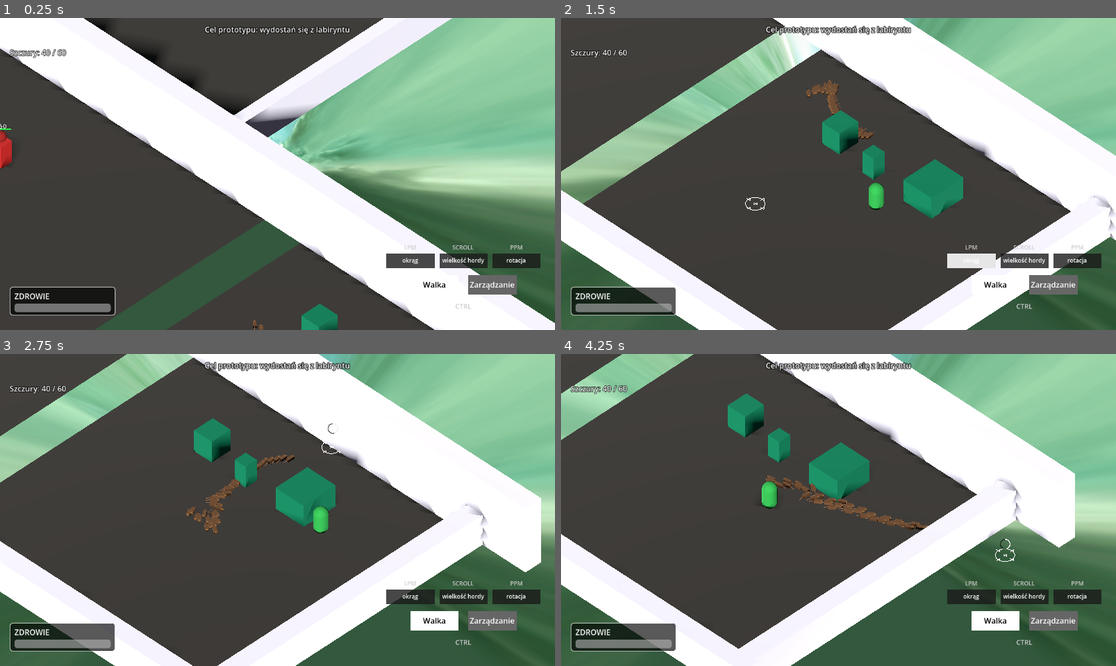
Above: before the commit, frames 1-4 (two rows, left to right).
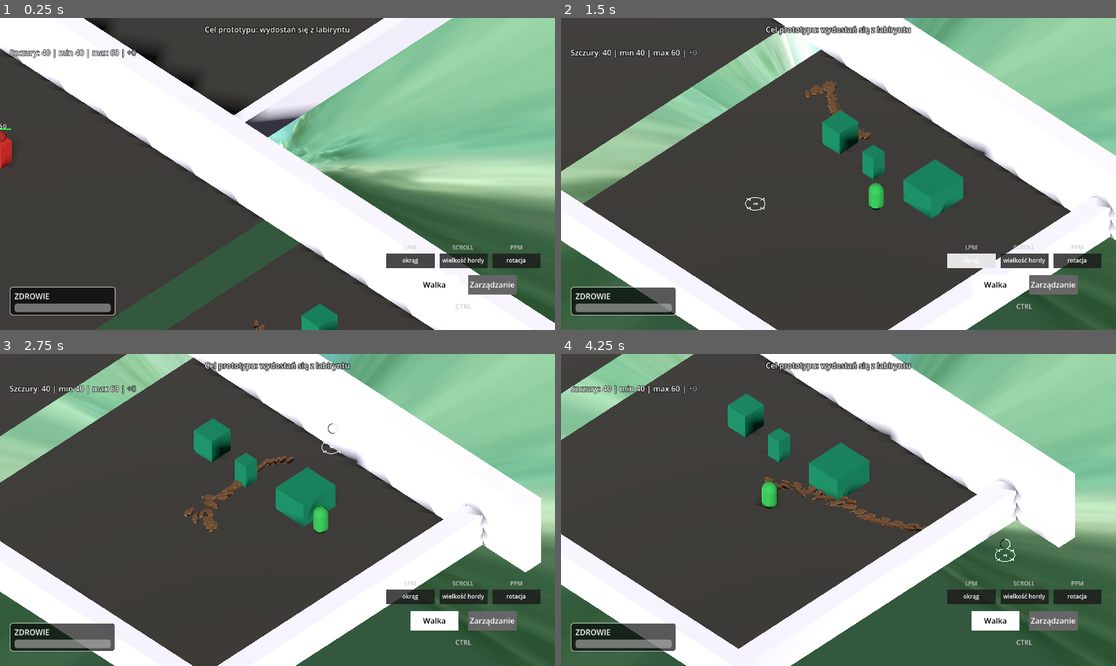
Above: after the commit, the same moments.

Repository: VirtuaIL/ZTGK-Prototyp
Game: Godot game, scene res://scenes/main.tscn
Same seed, same stepped clock (60 frames per second), same inputs: the game is played once before the commit and once after it.
Inputs (mouse positions are in pixels of both pictures, inside the frame that each line leads up to):
- Up to frame 1 (0.25 s): no input
- Up to frame 2 (1.5 s): tap Enter at 0.5 s; move the mouse to (960, 158) at 0.52 s; hold D (move_right) 0.53-1.25 s; hold Space (recall_rats) 0.53-1.25 s; click (960, 158) at 0.67 s; drag from (727, 189) to (810, 236) at 1.27 s
- Up to frame 3 (2.75 s): move the mouse to (333, 441) at 2.02 s; hold D (move_right) from 2.03 s (still down); hold Space (recall_rats) from 2.03 s (still down); click (333, 441) at 2.17 s
- Up to frame 4 (4.25 s): release D (move_right) at 2.75 s; release Space (recall_rats) at 2.75 s; drag from (810, 572) to (672, 463) at 2.77 s; move the mouse to (1005, 556) at 3.52 s; hold A (move_left) from 3.53 s (still down); hold Space (recall_rats) from 3.53 s (still down); click (1005, 556) at 3.67 s

The runs differ from the first frame. In frame 1, 0.2% of the frame differs, in the area x 1-48%, y 10-100%; in frame 2, 0.3%; in frame 3, 0.7%; in frame 4, 0.8%, in the area x 1-67%, y 10-57%.

Commit message:
change UI: to show how many additional rats player have

Diff:
--- a/scripts/main.gd
+++ b/scripts/main.gd
@@ -15,7 +15,7 @@
 var mode_label_build: Label
 var cheatsheet_panel: Panel
 var goal_label: Label
-var rat_count_label: Label
+var rat_count_label: RichTextLabel
 var recall_indicator: Control
 var recall_indicator_layer: CanvasLayer
 var _recall_hold_time: float = 0.0
@@ -238,12 +238,21 @@
 
 func _setup_rat_count_ui() -> void:
 	var layer = CanvasLayer.new()
-	var label = Label.new()
+	var label = RichTextLabel.new()
 	rat_count_label = label
 	var max_cap := 0
 	if rat_manager and rat_manager.has_method("get_max_cap"):
 		max_cap = rat_manager.get_max_cap()
-	label.text = "Szczury: 0 / " + str(max_cap)
+	label.bbcode_enabled = true
+	label.fit_content = true
+	label.scroll_active = false
+	label.scroll_following = false
+	label.autowrap_mode = TextServer.AUTOWRAP_OFF
+	label.size_flags_horizontal = Control.SIZE_SHRINK_BEGIN
+	label.size_flags_vertical = Control.SIZE_SHRINK_BEGIN
+	label.custom_minimum_size = Vector2(10, 20)
+	label.mouse_filter = Control.MOUSE_FILTER_IGNORE
+	label.text = "Szczury: 0 | min 0 | max " + str(max_cap) + " | [color=#9aa0a6]+0[/color]"
 	label.set_anchors_preset(Control.PRESET_TOP_LEFT)
 	label.offset_left = 20
 	label.offset_top = 60
@@ -265,16 +274,21 @@
 	if not rat_count_label or not rat_manager:
 		return
 	var current_count := 0
+	var min_cap := 0
 	var max_cap := 0
 	if rat_manager.has_method("get_active_rat_count"):
 		current_count = rat_manager.get_active_rat_count()
 	else:
 		current_count = rat_manager.rats.size()
+	if rat_manager.has_method("get_min_cap"):
+		min_cap = rat_manager.get_min_cap()
 	if rat_manager.has_method("get_max_cap"):
 		max_cap = rat_manager.get_max_cap()
 	else:
 		max_cap = rat_manager.rats.size()
-	rat_count_label.text = "Szczury: " + str(current_count) + " / " + str(max_cap)
+	var extra: int = maxi(current_count - min_cap, 0)
+	var extra_color: String = "#4ccf6a" if extra > 0 else "#9aa0a6"
+	rat_count_label.text = "Szczury: " + str(current_count) + " | min " + str(min_cap) + " | max " + str(max_cap) + " | [color=" + extra_color + "]+" + str(extra) + "[/color]"
 
 
 func _update_mode_ui() -> void:
